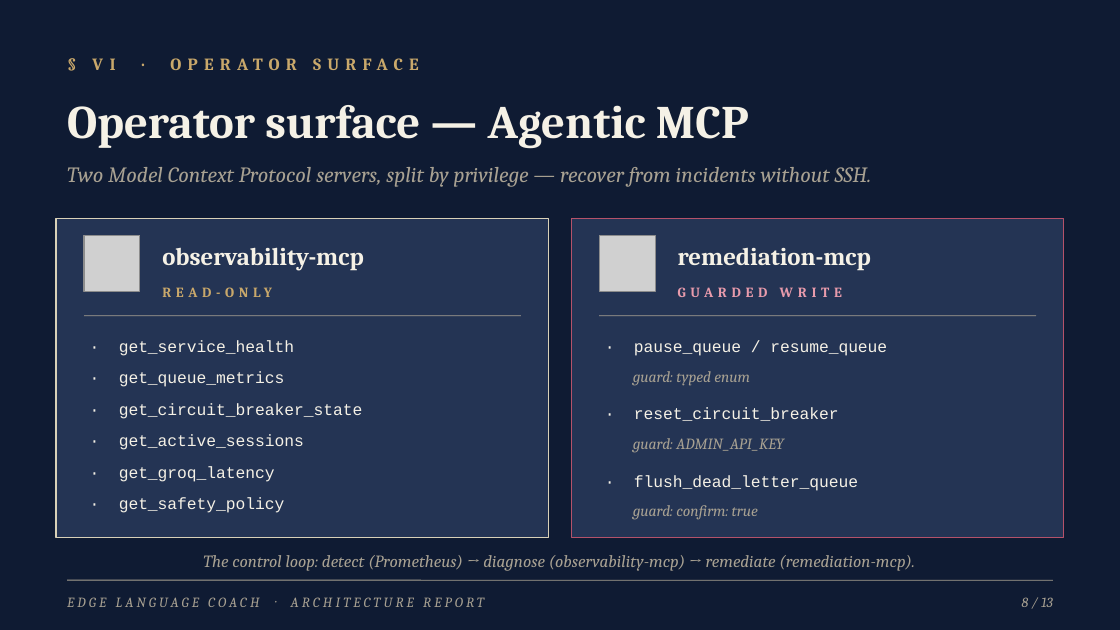
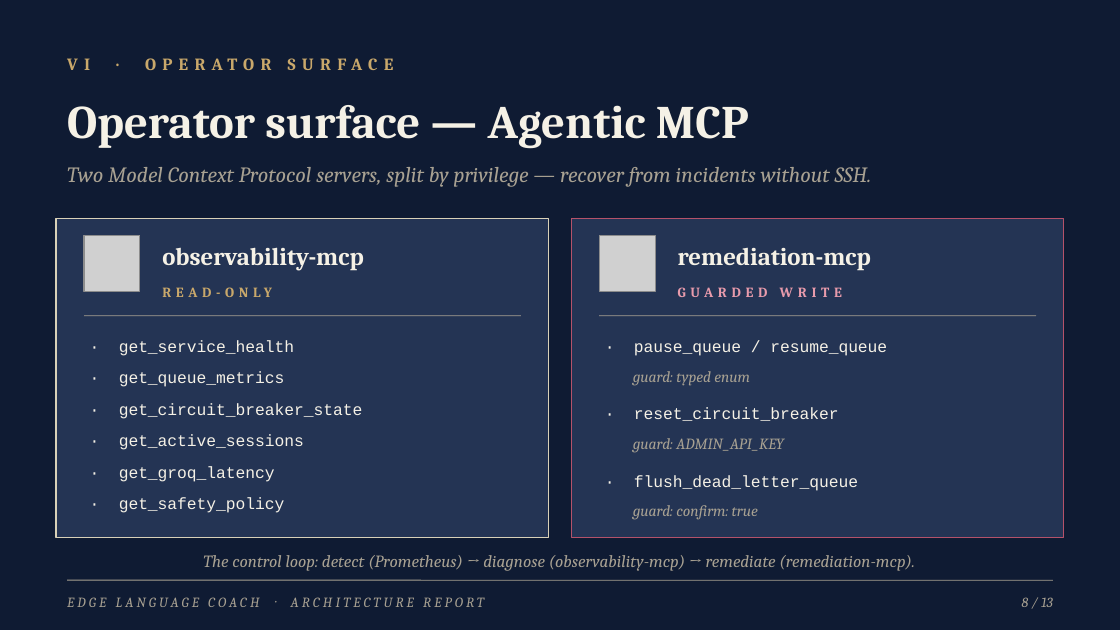
Before and after one commit to ibrahemaskar11/edge-language-coach, a slide deck: slide 8 of docs/edge-language-coach.pptx. Drawn at 1120x630 pixels with LibreOffice and Linux fonts; fonts in the diff are those of the drawing; grey boxes stand for pictures. Boxes give left, top, right and bottom in pixels: in the first picture for what was removed or moved away, otherwise in the second. Text is boxed around its words. In the diff, an @@ line names an element or a change of style, - is before the commit and + after.

```diff
--- a/docs/edge-language-coach.pptx
+++ b/docs/edge-language-coach.pptx
@@ text at (x1=67, y1=58, x2=420, y2=148): text changed @@
-§ VI · OPERATOR SURFACE
+VI · OPERATOR SURFACE
```
Also in this commit, not shown: 11 other slides changed.
